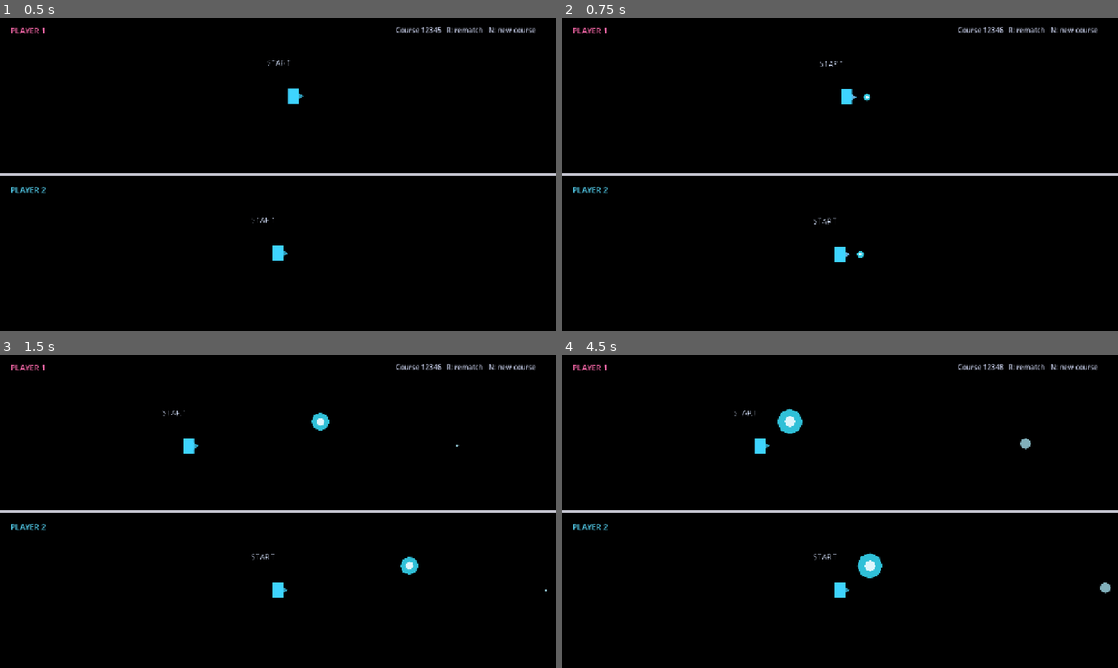
Above: before the commit, frames 1-4 (two rows, left to right).
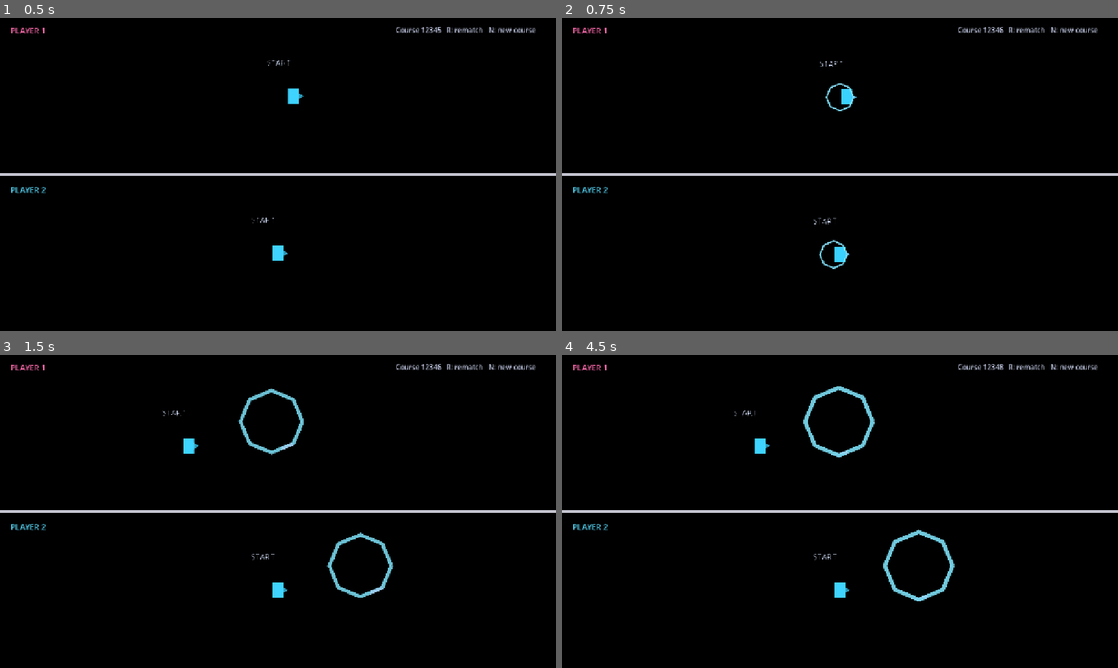
Above: after the commit, the same moments.

Repository: ketr4x/Haven
Game: Godot game, scene res://scenes/game/race.tscn
Same seed, same stepped clock (60 frames per second), same inputs: the game is played once before the commit and once after it.
Inputs:
- Up to frame 1 (0.5 s): no input
- Up to frame 2 (0.75 s): hold D (p1_right) from 0.53 s (still down); hold N (new_seed) from 0.53 s (still down)
- Up to frame 3 (1.5 s): keep holding D (p1_right); tap W (p1_jump) at 0.77 s; release N (new_seed) at 1.28 s; tap S (p1_shout) at 1.35 s
- Up to frame 4 (4.5 s): tap W (p1_jump) at 1.52, 3.02, 3.77 s; release D (p1_right) at 2.03 s; hold A (p1_left) 2.03-2.78 s; hold N (new_seed) 2.03-2.78 s; hold D (p1_right) 2.78-4.28 s; tap S (p1_shout) at 2.85, 4.35 s; tap Enter at 3.5 s; hold N (new_seed) 3.53-4.28 s; hold A (p1_left) from 4.28 s (still down)

Frame 1 is identical in both runs. In frame 2, 0.2% of the frame differs, in the area x 46-56%, y 20-81%; in frame 3, 1.2%; in frame 4, 1.7%, in the area x 38-99%, y 10-79%.

Commit message:
Emit radial echolocation pulses

Diff:
--- a/scenes/effects/sound_wave.tscn
+++ b/scenes/effects/sound_wave.tscn
@@ -9,6 +9,7 @@
 radius = 26.0
 
 [node name="SoundWave" type="CharacterBody2D"]
+visible = false
 collision_layer = 8
 collision_mask = 1
 script = ExtResource("1_wave")
--- a/scripts/effects/reveal_ring.gd
+++ b/scripts/effects/reveal_ring.gd
@@ -5,6 +5,12 @@
 @export var end_scale: float = 3.2
 
 var _elapsed: float = 0.0
+
+func configure(captured_loudness: float) -> void:
+	var loudness_ratio := clampf(captured_loudness, 0.0, 100.0) / 100.0
+	duration = lerpf(0.4, 0.8, loudness_ratio)
+	end_scale = lerpf(5.0, 16.0, loudness_ratio)
+
 
 func _process(delta: float) -> void:
 	_elapsed += delta
--- a/scripts/effects/sound_wave.gd
+++ b/scripts/effects/sound_wave.gd
@@ -2,7 +2,7 @@
 extends CharacterBody2D
 
 signal bounced(position: Vector2, normal: Vector2, bounce_count: int)
-signal returned_to_owner(player: RezonansPlayer, captured_loudness: float)
+signal returned_to_owner(player: RezonansPlayer, captured_loudness: float, pulse_id: int)
 signal expired
 
 @export var speed: float = 760.0
@@ -11,12 +11,14 @@
 
 var bounce_count: int = 0
 var captured_loudness: float = 0.0
+var pulse_id: int = 0
 var emitter: RezonansPlayer
 var _remaining_lifetime: float = 0.0
 var _has_returned: bool = false
 
-func setup(source: RezonansPlayer, origin: Vector2, direction: Vector2, initial_loudness: float) -> void:
+func setup(source: RezonansPlayer, origin: Vector2, direction: Vector2, initial_loudness: float, pulse_identifier: int) -> void:
 	emitter = source
+	pulse_id = pulse_identifier
 	captured_loudness = clampf(initial_loudness, 0.0, 100.0)
 	var size_multiplier := lerpf(0.55, 2.1, captured_loudness / 100.0)
 	scale = Vector2.ONE * size_multiplier
@@ -54,6 +56,6 @@
 		return
 
 	_has_returned = true
-	returned_to_owner.emit(emitter, captured_loudness)
+	returned_to_owner.emit(emitter, captured_loudness, pulse_id)
 	expired.emit()
 	queue_free()
--- a/scripts/game/race.gd
+++ b/scripts/game/race.gd
@@ -18,6 +18,8 @@
 @onready var _winner_label: Label = $GlobalUi/Winner
 
 var _race_finished: bool = false
+var _next_pulse_id: int = 0
+var _activated_pulses: Dictionary = {}
 
 func _ready() -> void:
 	var shared_world := get_viewport().world_2d
@@ -26,10 +28,10 @@
 
 	_course_generator.course_generated.connect(_on_course_generated)
 	_finish_area.player_finished.connect(_on_player_finished)
-	_player_one.sonic_shouted.connect(_on_player_shouted.bind(_player_one))
-	_player_two.sonic_shouted.connect(_on_player_shouted.bind(_player_two))
-	_player_one.footstep_emitted.connect(_on_player_shouted.bind(_player_one))
-	_player_two.footstep_emitted.connect(_on_player_shouted.bind(_player_two))
+	_player_one.sonic_shouted.connect(_on_player_shouted.bind(_player_one, 16))
+	_player_two.sonic_shouted.connect(_on_player_shouted.bind(_player_two, 16))
+	_player_one.footstep_emitted.connect(_on_player_shouted.bind(_player_one, 8))
+	_player_two.footstep_emitted.connect(_on_player_shouted.bind(_player_two, 8))
 	_course_generator.generate_course()
 
 
@@ -47,19 +49,30 @@
 	_bottom_camera.position = _player_two.global_position
 
 
-func _on_player_shouted(origin: Vector2, direction: Vector2, loudness: float, player: RezonansPlayer) -> void:
-	var wave := sound_wave_scene.instantiate() as SoundWave
-	_waves.add_child(wave)
-	wave.setup(player, origin + direction * 24.0, direction, loudness)
-	wave.bounced.connect(_on_wave_bounced)
-	wave.returned_to_owner.connect(_on_wave_returned)
+func _on_player_shouted(origin: Vector2, _direction: Vector2, loudness: float, player: RezonansPlayer, ray_count: int) -> void:
+	_next_pulse_id += 1
+	var pulse := reveal_ring_scene.instantiate() as RevealRing
+	_waves.add_child(pulse)
+	pulse.global_position = origin
+	pulse.configure(loudness)
+
+	for index in ray_count:
+		var direction := Vector2.from_angle(TAU * float(index) / float(ray_count))
+		var wave := sound_wave_scene.instantiate() as SoundWave
+		_waves.add_child(wave)
+		wave.setup(player, origin + direction * 24.0, direction, loudness, _next_pulse_id)
+		wave.returned_to_owner.connect(_on_wave_returned)
 
 
 func _on_wave_bounced(_position: Vector2, _normal: Vector2, _bounce_count: int) -> void:
 	pass
 
 
-func _on_wave_returned(player: RezonansPlayer, captured_loudness: float) -> void:
+func _on_wave_returned(player: RezonansPlayer, captured_loudness: float, pulse_id: int) -> void:
+	if _activated_pulses.has(pulse_id):
+		return
+
+	_activated_pulses[pulse_id] = true
 	player.apply_rebound_boost()
 	if player == _player_one:
 		_top_echo_overlay.trigger(captured_loudness)
--- a/tests/sound_wave_check.gd
+++ b/tests/sound_wave_check.gd
@@ -14,7 +14,7 @@
 	var wave := SOUND_WAVE.instantiate() as SoundWave
 	lab.add_child(wave)
 	wave.bounced.connect(_on_wave_bounced)
-	wave.setup(player, Vector2(540, 546), Vector2.RIGHT, 50.0)
+	wave.setup(player, Vector2(540, 546), Vector2.RIGHT, 50.0, 1)
 
 	for frame in 20:
 		await physics_frame
Not shown, changed: AGENTS.md
